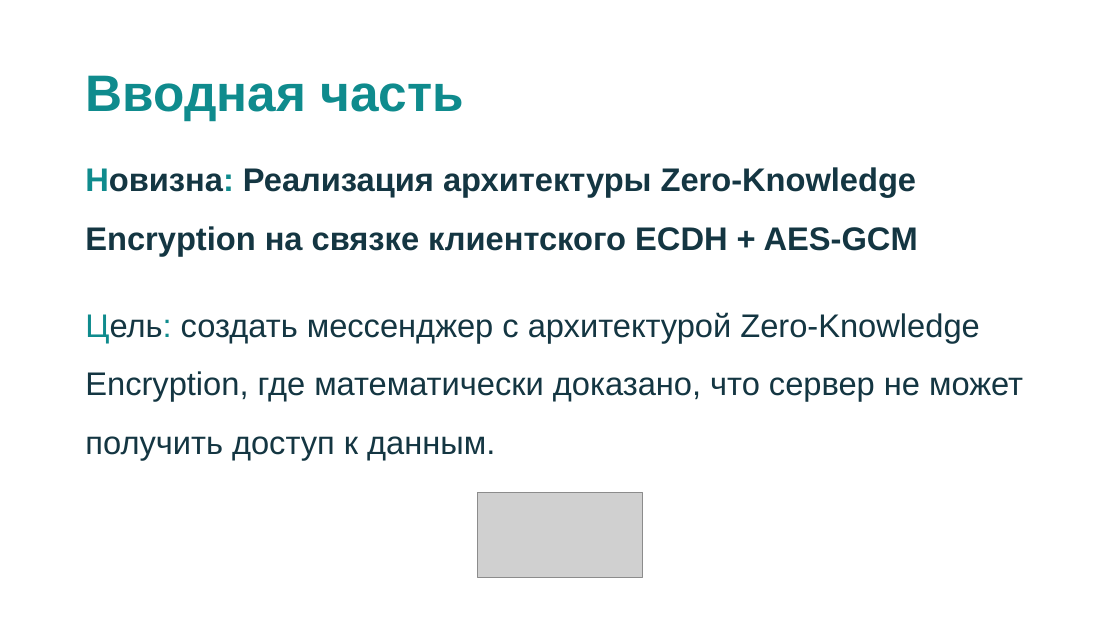
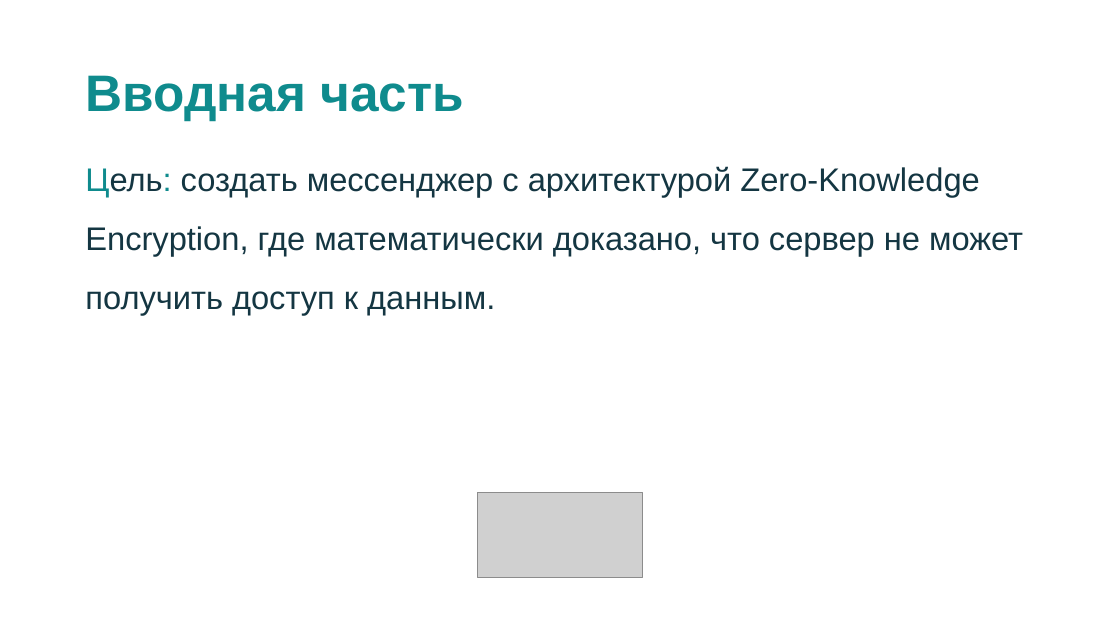
Before and after one commit to Nak1i1/Naki, a slide deck: slide 3 of документы/Мессенджер Naki.pptx. Drawn at 1120x630 pixels with LibreOffice and Linux fonts; fonts in the diff are those of the drawing; grey boxes stand for pictures. Boxes give left, top, right and bottom in pixels: in the first picture for what was removed or moved away, otherwise in the second. Text is boxed around its words. In the diff, an @@ line names an element or a change of style, - is before the commit and + after.

```diff
--- a/документы/Мессенджер Naki.pptx
+++ b/документы/Мессенджер Naki.pptx
@@ text at <box>85,167,918,256</box>: paragraph removed @@
-Новизна: Реализация архитектуры Zero-Knowledge Encryption на связке клиентского ECDH + AES-GCM
```
Also in this commit, not shown: 7 other slides changed, 1 slide added, 7 other files.
